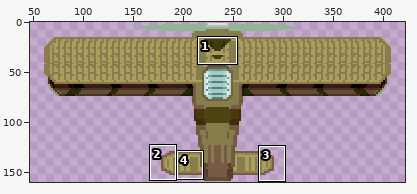
Sprite sheet, stored at assets/sprites/obstacle.png. Above: a wide view before the commit, with the close-up outlined.
Close-up. Old version:
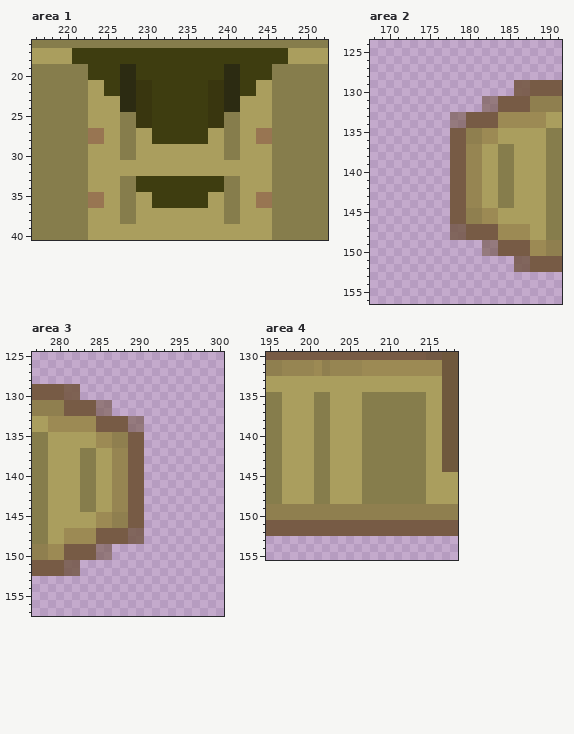
The file is 450x160 pixels. Colours within 5 levels of each other are drawn and written as one. Shown: area 1: x 216..252, y 16..40; area 2: x 168..191, y 124..156; area 3: x 277..300, y 125..157; area 4: x 195..218, y 130..155. The wide view leaves out empty margins. The commit also changed other parts of the picture, which this record leaves out.
After the commit:
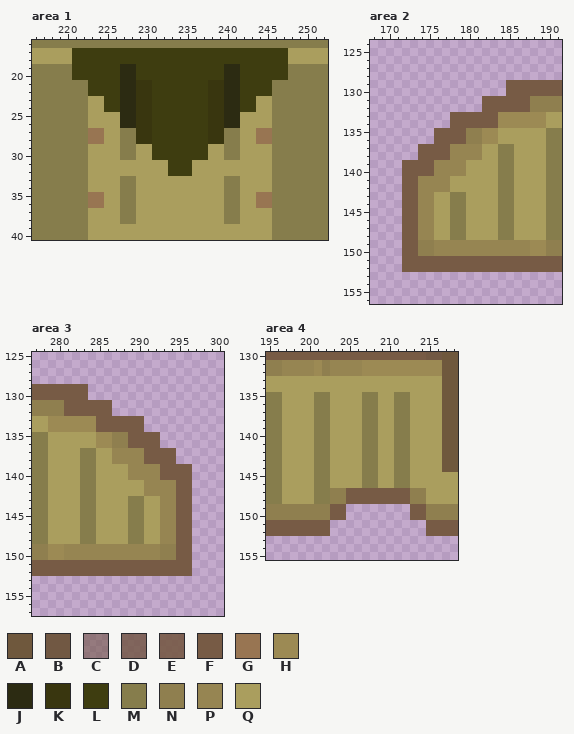
Palette (. is transparent): A #6f583d  B #715843  C #73574594  D #735745d2  E #755843e1  F #775b45  G #987552  H #9c8a54  J #2c2b12  K #39360f  L #3e3d10  M #867d4c  N #8f7f4f  P #968552  Q #aa9e5e
Diff:
--- area 1
@@ x 216..252 @@
 18 QQQQQLLLLLLLLLLLLLLLLLLLLLLLLLLLQQQQQ
-19 MMMMMMMLLLLJJLLLLLLLLLLLJJLLLLMMMMMMM
-20 MMMMMMMLLLLJJLLLLLLLLLLLJJLLLLMMMMMMM
-21 MMMMMMMQQLLJJKKLLLLLLLKKJJLLQQMMMMMMM
-22 MMMMMMMQQLLJJKKLLLLLLLKKJJLLQQMMMMMMM
-23 MMMMMMMQQQQJJKKLLLLLLLKKJJQQQQMMMMMMM
-24 MMMMMMMQQQQJJKKLLLLLLLKKJJQQQQMMMMMMM
-25 MMMMMMMQQQQMMKKLLLLLLLKKMMQQQQMMMMMMM
-26 MMMMMMMQQQQMMKKLLLLLLLKKMMQQQQMMMMMMM
-27 MMMMMMMGGQQMMQQLLLLLLLQQMMQQGGMMMMMMM
-28 MMMMMMMGGQQMMQQLLLLLLLQQMMQQGGMMMMMMM
-29 MMMMMMMQQQQMMQQQQQQQQQQQMMQQQQMMMMMMM
-30 MMMMMMMQQQQMMQQQQQQQQQQQMMQQQQMMMMMMM
-31 MMMMMMMQQQQQQQQQQQQQQQQQQQQQQQMMMMMMM
-32 MMMMMMMQQQQQQQQQQQQQQQQQQQQQQQMMMMMMM
-33 MMMMMMMQQQQMMLLLLLLLLLLLMMQQQQMMMMMMM
-34 MMMMMMMQQQQMMLLLLLLLLLLLMMQQQQMMMMMMM
-35 MMMMMMMGGQQMMQQLLLLLLLQQMMQQGGMMMMMMM
-36 MMMMMMMGGQQMMQQLLLLLLLQQMMQQGGMMMMMMM
+19 MMMMMLLLLLLJJLLLLLLLLLLLJJLLLLLLMMMMM
+20 MMMMMLLLLLLJJLLLLLLLLLLLJJLLLLLLMMMMM
+21 MMMMMMMLLLLJJKKLLLLLLLKKJJLLLLMMMMMMM
+22 MMMMMMMLLLLJJKKLLLLLLLKKJJLLLLMMMMMMM
+23 MMMMMMMQQLLJJKKLLLLLLLKKJJLLQQMMMMMMM
+24 MMMMMMMQQLLJJKKLLLLLLLKKJJLLQQMMMMMMM
+25 MMMMMMMQQQQJJKKLLLLLLLKKJJQQQQMMMMMMM
+26 MMMMMMMQQQQJJKKLLLLLLLKKJJQQQQMMMMMMM
+27 MMMMMMMGGQQMMKKLLLLLLLKKMMQQGGMMMMMMM
+28 MMMMMMMGGQQMMKKLLLLLLLKKMMQQGGMMMMMMM
+29 MMMMMMMQQQQMMQQLLLLLLLQQMMQQQQMMMMMMM
+30 MMMMMMMQQQQMMQQLLLLLLLQQMMQQQQMMMMMMM
+31 MMMMMMMQQQQQQQQQQLLLQQQQQQQQQQMMMMMMM
+32 MMMMMMMQQQQQQQQQQLLLQQQQQQQQQQMMMMMMM
+33 MMMMMMMQQQQMMQQQQQQQQQQQMMQQQQMMMMMMM
+34 MMMMMMMQQQQMMQQQQQQQQQQQMMQQQQMMMMMMM
+35 MMMMMMMGGQQMMQQQQQQQQQQQMMQQGGMMMMMMM
+36 MMMMMMMGGQQMMQQQQQQQQQQQMMQQGGMMMMMMM
 37 MMMMMMMQQQQMMQQQQQQQQQQQMMQQQQMMMMMMM
--- area 2
@@ x 168..191 @@
 128 ........................
-129 ..................EEFFFF
-130 ..................EEFFFF
-131 ..............CCFFFFNNNN
-132 ..............CCFFFFNNNN
-133 ..........CCFFFFHHHHHHQQ
-134 ..........CCFFFFHHHHHHQQ
-135 ..........FFNNHHQQQQQQMM
-136 ..........FFNNHHQQQQQQMM
-137 ..........FFPPQQMMQQQQMM
-138 ..........FFPPQQMMQQQQMM
-139 ..........FFPPQQMMQQQQMM
-140 ..........FFPPQQMMQQQQMM
-141 ..........FFPPQQMMQQQQMM
-142 ..........FFPPQQMMQQQQMM
-143 ..........FFPPQQMMQQQQMM
-144 ..........FFPPQQMMQQQQMM
-145 ..........FFNNHHQQQQQQMM
-146 ..........FFNNHHQQQQQQMM
-147 ..........DDFFFFHHHHQQMM
-148 ..........DDFFFFHHHHQQMM
-149 ..............CCFFFFHHNN
-150 ..............CCFFFFHHNN
-151 ..................DDFFFF
-152 ..................DDFFFF
+129 .................FFFFFFF
+130 .................FFFFFFF
+131 ..............FFFFFFNNNN
+132 ..............FFFFFFNNNN
+133 ..........FFFFFFHHHHHHQQ
+134 ..........FFFFFFHHHHHHQQ
+135 ........FFFFNNHHQQQQQQMM
+136 ........FFFFNNHHQQQQQQMM
+137 ......FFFFPPPPQQMMQQQQMM
+138 ......FFFFPPPPQQMMQQQQMM
+139 ....FFFFPPPPQQQQMMQQQQMM
+140 ....FFFFPPPPQQQQMMQQQQMM
+141 ....FFPPPPQQQQQQMMQQQQMM
+142 ....FFPPPPQQQQQQMMQQQQMM
+143 ....FFPPQQMMQQQQMMQQQQMM
+144 ....FFPPQQMMQQQQMMQQQQMM
+145 ....FFPPQQMMQQQQMMQQQQMM
+146 ....FFPPQQMMQQQQMMQQQQMM
+147 ....FFPPQQMMQQQQMMQQQQMM
+148 ....FFPPQQMMQQQQMMQQQQMM
+149 ....FFNNPPPPPPPPPPPPHHNN
+150 ....FFNNPPPPPPPPPPPPHHNN
+151 ....FFFFFFFFFFFFFFFFFFFF
+152 ....FFFFFFFFFFFFFFFFFFFF
 153 ........................
--- area 3
@@ x 277..300 @@
 128 ........................
-129 FFFFEE..................
-130 FFFFEE..................
-131 NNNNFFFFCC..............
-132 NNNNFFFFCC..............
-133 QQHHHHHHFFFFCC..........
-134 QQHHHHHHFFFFCC..........
-135 MMQQQQQQHHNNFF..........
-136 MMQQQQQQHHNNFF..........
-137 MMQQQQMMQQPPFF..........
-138 MMQQQQMMQQPPFF..........
-139 MMQQQQMMQQPPFF..........
-140 MMQQQQMMQQPPFF..........
-141 MMQQQQMMQQPPFF..........
-142 MMQQQQMMQQPPFF..........
-143 MMQQQQMMQQPPFF..........
-144 MMQQQQMMQQPPFF..........
-145 MMQQQQQQHHNNFF..........
-146 MMQQQQQQHHNNFF..........
-147 MMQQHHHHFFFFDD..........
-148 MMQQHHHHFFFFDD..........
-149 NNHHFFFFCC..............
-150 NNHHFFFFCC..............
-151 FFFFDD..................
-152 FFFFDD..................
+129 FFFFFFF.................
+130 FFFFFFF.................
+131 NNNNFFFFFF..............
+132 NNNNFFFFFF..............
+133 QQHHHHHHFFFFFF..........
+134 QQHHHHHHFFFFFF..........
+135 MMQQQQQQHHNNFFFF........
+136 MMQQQQQQHHNNFFFF........
+137 MMQQQQMMQQPPPPFFFF......
+138 MMQQQQMMQQPPPPFFFF......
+139 MMQQQQMMQQQQPPPPFFFF....
+140 MMQQQQMMQQQQPPPPFFFF....
+141 MMQQQQMMQQQQQQPPPPFF....
+142 MMQQQQMMQQQQQQPPPPFF....
+143 MMQQQQMMQQQQMMQQPPFF....
+144 MMQQQQMMQQQQMMQQPPFF....
+145 MMQQQQMMQQQQMMQQPPFF....
+146 MMQQQQMMQQQQMMQQPPFF....
+147 MMQQQQMMQQQQMMQQPPFF....
+148 MMQQQQMMQQQQMMQQPPFF....
+149 NNHHPPPPPPPPPPPPNNFF....
+150 NNHHPPPPPPPPPPPPNNFF....
+151 FFFFFFFFFFFFFFFFFFFF....
+152 FFFFFFFFFFFFFFFFFFFF....
 153 ........................
--- area 4
@@ x 201..216 @@
 134 QQQQQQQQQQQQQQQQ
-135 MMQQQQMMMMMMMMQQ
-136 MMQQQQMMMMMMMMQQ
-137 MMQQQQMMMMMMMMQQ
-138 MMQQQQMMMMMMMMQQ
-139 MMQQQQMMMMMMMMQQ
-140 MMQQQQMMMMMMMMQQ
-141 MMQQQQMMMMMMMMQQ
-142 MMQQQQMMMMMMMMQQ
-143 MMQQQQMMMMMMMMQQ
-144 MMQQQQMMMMMMMMQQ
-145 MMQQQQMMMMMMMMQQ
-146 MMQQQQMMMMMMMMQQ
-147 MMQQQQMMMMMMMMQQ
-148 MMQQQQMMMMMMMMQQ
-149 NNNNNNNNNNNNNNNN
-150 NNNNNNNNNNNNNNNN
-151 FFFFFFFFFFFFFFFF
-152 FFFFFFFFFFFFFFFF
+135 MMQQQQMMQQMMQQQQ
+136 MMQQQQMMQQMMQQQQ
+137 MMQQQQMMQQMMQQQQ
+138 MMQQQQMMQQMMQQQQ
+139 MMQQQQMMQQMMQQQQ
+140 MMQQQQMMQQMMQQQQ
+141 MMQQQQMMQQMMQQQQ
+142 MMQQQQMMQQMMQQQQ
+143 MMQQQQMMQQMMQQQQ
+144 MMQQQQMMQQMMQQQQ
+145 MMQQQQMMQQMMQQQQ
+146 MMQQQQMMQQMMQQQQ
+147 MMNNFFFFFFFFNNQQ
+148 MMNNFFFFFFFFNNQQ
+149 NNFF........FFNN
+150 NNFF........FFNN
+151 FF............FF
+152 FF............FF
 153 ................
Pixel boxes of the changes (left, top, right, bottom) in both close-ups:
changed: (72, 64, 288, 208)
changed: (402, 80, 530, 272)
changed: (64, 384, 192, 576)
changed: (330, 392, 426, 536)
